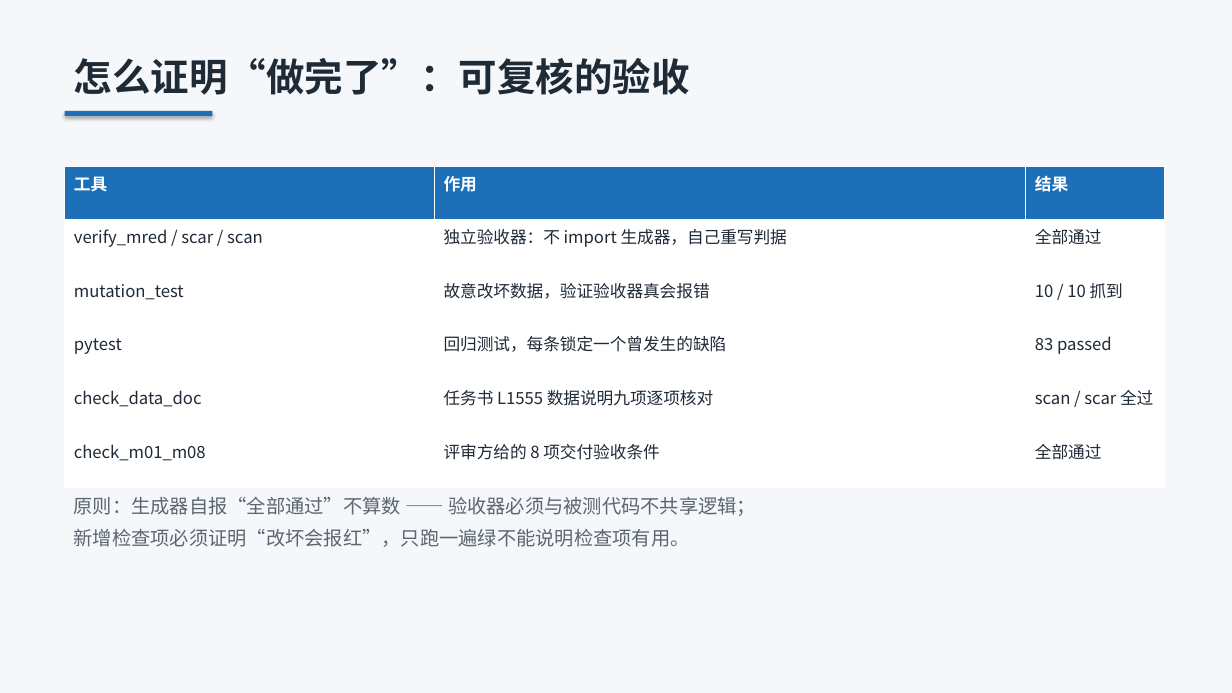
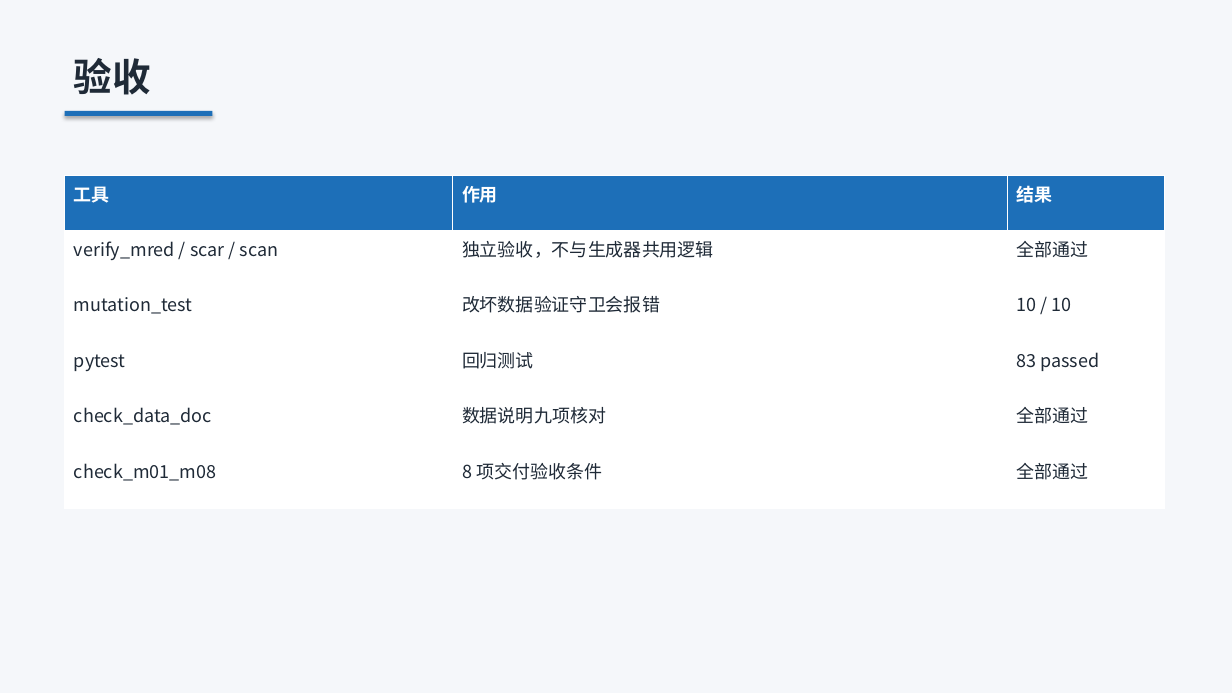
Before and after one commit to laoma9604-design/similar-learning, a slide deck: slide 7 of docs/TopoAdv-A角色工作汇报.pptx (slide 8 before the commit). Drawn at 1232x693 pixels with LibreOffice and Linux fonts; fonts in the diff are those of the drawing. Boxes give left, top, right and bottom in pixels: in the first picture for what was removed or moved away, otherwise in the second. Text is boxed around its words. In the diff, an @@ line names an element or a change of style, - is before the commit and + after.

Commit message:
汇报 PPT 精简为 8 页：只列已完成的工作
删除缺陷复盘、坑、待办、风险提示等章节，只保留做了什么：
  1 封面
  2 工作概览（T01/T02/T06 完成，T05、T11-T14 未完成）
  3 T01 统一对象与评价协议
  4 T02 三个数据集（组数/任务数/对象数/划分）
  5 T02 配套材料（参考标注/分组清单/结构标注/数据说明）
  6 T06 独立评价器（三数据集判据与满分情况）
  7 验收（五个工具的结果）
  8 收尾

版面检查：8 页 / 0 越界 / 0 重叠。pytest 83 passed。

```diff
--- a/docs/TopoAdv-A角色工作汇报.pptx
+++ b/docs/TopoAdv-A角色工作汇报.pptx
@@ text at <box>74,58,151,95</box>: text changed @@
-怎么证明“做完了”：可复核的验收
+验收
@@ table at <box>65,176,1165,508</box> @@
-row 2, column 2: 独立验收器：不 import 生成器，自己重写判据
+row 2, column 2: 独立验收，不与生成器共用逻辑
-row 3, column 2: 故意改坏数据，验证验收器真会报错
+row 3, column 2: 改坏数据验证守卫会报错
-row 3, column 3: 10 / 10 抓到
+row 3, column 3: 10 / 10
-row 4, column 2: 回归测试，每条锁定一个曾发生的缺陷
+row 4, column 2: 回归测试
-row 5, column 2: 任务书 L1555 数据说明九项逐项核对
+row 5, column 2: 数据说明九项核对
-row 5, column 3: scan / scar 全过
+row 5, column 3: 全部通过
-row 6, column 2: 评审方给的 8 项交付验收条件
+row 6, column 2: 8 项交付验收条件
@@ size 13 to 14 pt in "工具", "作用", "结果", "verify_mred / scar / scan" and 7 more places @@
@@ table: place and size @@
-table at <box>65,166,1165,488</box>
+table at <box>65,176,1165,508</box>
@@ text removed at <box>74,497,756,547</box> @@
-原则：生成器自报“全部通过”不算数 —— 验收器必须与被测代码不共享逻辑；
-新增检查项必须证明“改坏会报红”，只跑一遍绿不能说明检查项有用。
```
Also in this commit, not shown: 4 other slides changed, 3 slides added, 7 slides removed, 1 other file.
